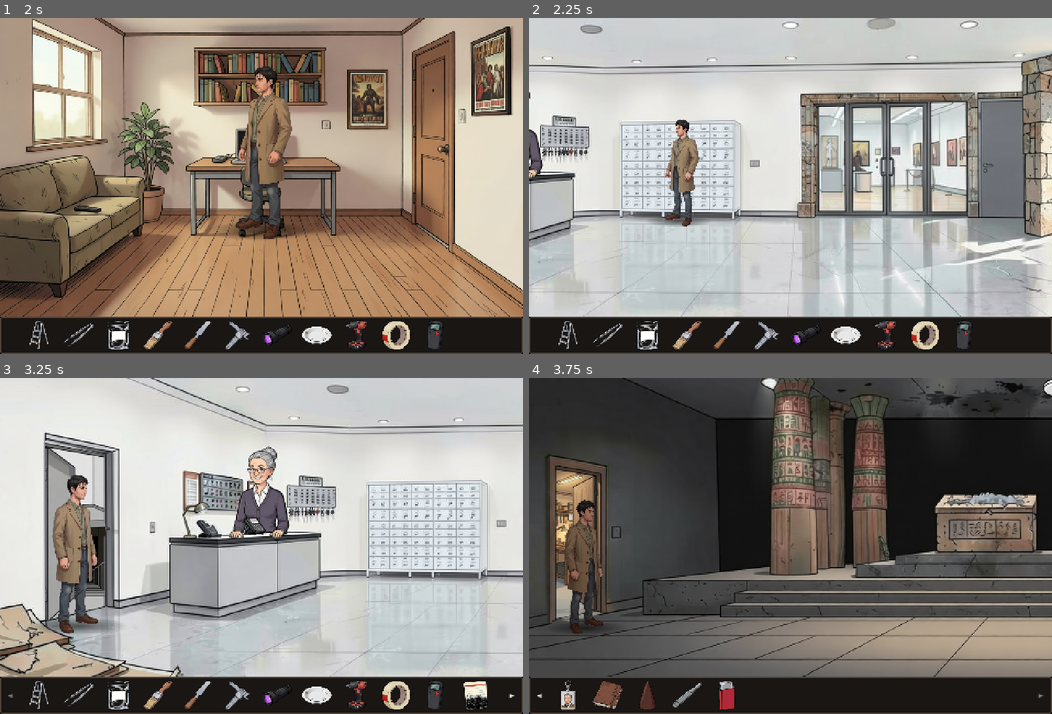
Above: before the commit, frames 1-4 (two rows, left to right).
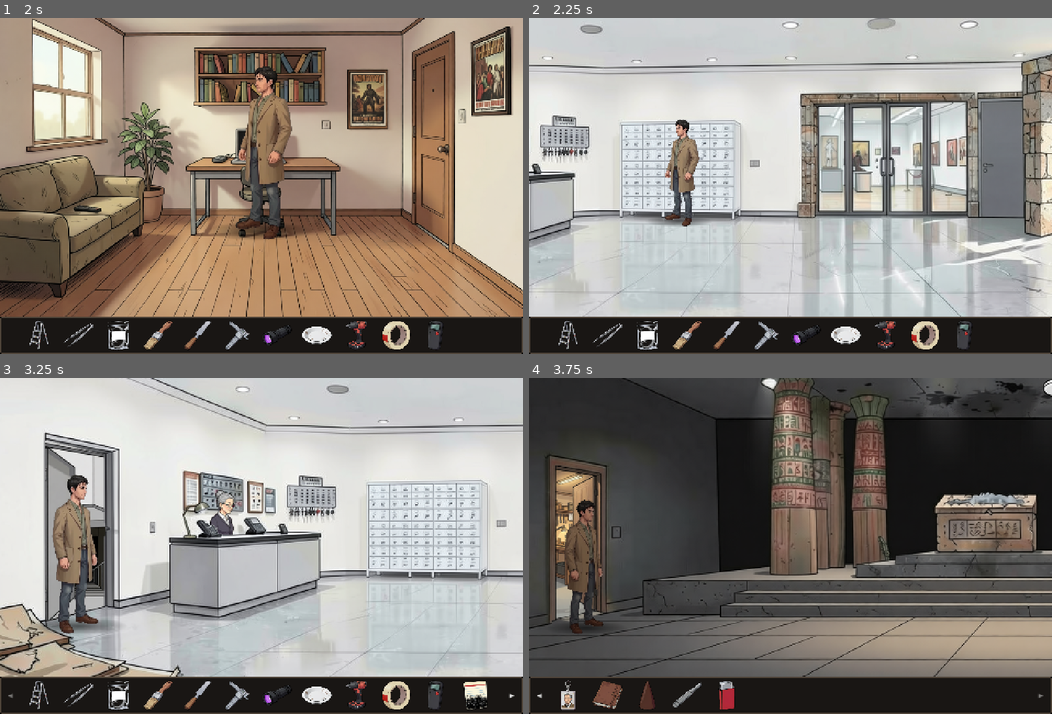
Above: after the commit, the same moments.

Repository: StefanMenne/kyphi
Game: Godot game, scene res://tests/walkthrough.tscn
The game is run twice, just before and just after one commit, with the same random seed, the same clock (stepped at 60 frames per second) and the same inputs. This scene is started directly instead of the project's main scene.
Inputs (mouse positions are in pixels of both pictures, inside the frame that each line leads up to):
- Up to frame 1 (2 s): tap Enter at 0.5 s; move the mouse to (376, 169) at 0.52 s; click (376, 169) at 0.67 s; move the mouse to (156, 202) at 1.27 s; click (156, 202) at 1.42 s
- Up to frame 2 (2.25 s): move the mouse to (842, 112) at 2.02 s; click (842, 112) at 2.17 s
- Up to frame 3 (3.25 s): move the mouse to (235, 613) at 2.77 s; click (235, 613) at 2.92 s
- Up to frame 4 (3.75 s): click "▶" at 3.5 s

Frame 1 is identical in both runs. In frame 2, 0.3% of the frame differs, in the area x 0-3%, y 21-48%; in frame 3, 2.2%, in the area x 40-56%, y 20-48%; in frame 4, nothing differs.

Commit message:
Lobby: smaller Mrs. Ackermann behind the counter, facing the player
New figure generated from the draft on magenta, keyed and scaled to the
lobby (1.62 m, same scale as Martin), cut at the back edge of the counter
top; everything standing on the counter is kept in front of her. Three-
quarter view looking down to the right; talking mouths and the incense
cone state rebuilt on that pose.

Co-Authored-By: Claude Opus 5.5 <noreply@anthropic.com>

Diff:
--- a/assets/catalog.json
+++ b/assets/catalog.json
@@ -450,15 +450,15 @@
   "ackermann": {
    "name": "Frau Ackermann",
    "scene": "lobby",
-   "note": "Oberkörper hinter dem Tresen; alle Zustände deckungsgleich an derselben Position (Lobby-Koordinaten). Sprechen: idle, talk_small und talk_open wechseln.",
-   "x": 438,
-   "y": 127,
-   "w": 124,
-   "h": 188,
+   "note": "Oberkörper links hinter der langen Tresenkante, Blick nach rechts unten (zum Spieler); unten an der Hinterkante der Tresenplatte abgeschnitten, was auf dem Tresen steht (Telefon) liegt vor ihr; ganze Figur 229 px (1,62 m, Maßstab wie Martin). Alle Zustände deckungsgleich. Sprechen: idle, talk_small und talk_open wechseln.",
+   "x": 402,
+   "y": 216,
+   "w": 55,
+   "h": 87,
    "states": {
     "idle": {
      "file": "characters/ackermann/idle.png",
-     "name": "Grundzustand, Hände auf dem Tresen"
+     "name": "Grundzustand, Dreiviertelansicht, Blick nach rechts unten"
     },
     "talk_small": {
      "file": "characters/ackermann/talk_small.png",
--- a/assets/provenance.json
+++ b/assets/provenance.json
@@ -634,42 +634,53 @@
   "ackermann": {
    "idle": {
     "tool": "qwen-image-edit",
-    "job_id": "68c49376bd52",
-    "seed": 900,
+    "job_id": "76e15d9e6eb9",
+    "seed": 4703,
     "inputs": [
-     "Lobby-Hintergrund, Ausschnitt 300,120,700,344, 3-fach",
-     "work/ackermann.png (Entwurf)"
+     "Ackermann frontal (image_4501, siehe front)"
     ],
-    "prompt": "The woman from image 2 stands behind the reception counter of image 1, in the middle of the counter between the two telephones, facing the viewer. Only her head and upper body are visible above the countertop, the counter hides her from the waist down. Both hands rest on the countertop, empty. Her size fits the scene: her head is a little larger than a telephone. Same drawing style as image 1 with bold black ink outlines. Keep the counter, the telephones, the lamp, the key board, the wall boards and the wall of image 1 exactly unchanged."
+    "prompt": "The same woman, but her whole body and her head are turned in a three-quarter view toward the right side of the picture, and she looks toward the lower right, slightly downward, as if at someone standing in front of her to the right. Arms hanging relaxed at her sides, full body from head to shoes, uncropped. Keep her face, glasses, hair, clothes, colors, the drawing style and the plain flat magenta background exactly the same.",
+    "note": "freigestellt, auf 229 px Höhe skaliert, an der Hinterkante der Tresenplatte abgeschnitten und die Dinge auf dem Tresen ausgespart (work/characters/ackermann/v2/make_sprite.py, occluder_counter.png)",
+    "front": {
+     "tool": "qwen-image-edit",
+     "job_id": "64a1d8f94029",
+     "seed": 4501,
+     "inputs": [
+      "work/ackermann.png (Entwurf)",
+      "bisheriges Lobby-Sprite (Stilreferenz)"
+     ],
+     "prompt": "The woman from image 1, drawn in the style of the woman in image 2: clean bold black ink outlines, flat cel shading with soft gradients, muted natural colors, comic illustration style. Same woman: grey hair in a bun, glasses, dark grey cardigan over a white blouse, black skirt. She stands upright facing the viewer with a friendly but strict expression, both arms hanging relaxed at her sides, full body from head to shoes, uncropped. Plain flat solid magenta background, no shadow, no floor, nothing else in the picture."
+    }
    },
    "talk_open": {
     "tool": "qwen-image-edit",
-    "job_id": "186074ba8b23",
-    "seed": 910,
+    "job_id": "85d6845d245e",
+    "seed": 4801,
     "inputs": [
-     "idle (image_900)"
+     "idle (image_4703)"
     ],
-    "note": "nur der Mundbereich übernommen, am Gesicht ausgerichtet",
-    "prompt": "The woman is speaking: her mouth is open in the middle of a word. Change only her mouth. Keep her face, eyes, glasses, hair, pose, hands, clothes and everything else in the picture exactly unchanged."
+    "prompt": "The woman is speaking: her mouth is open in the middle of a word. Change only her mouth. Keep her face, eyes, glasses, hair, pose, hands, clothes, the plain magenta background and everything else in the picture exactly unchanged.",
+    "note": "nur der Mundbereich übernommen, am Gesicht ausgerichtet"
    },
    "talk_small": {
     "tool": "qwen-image-edit",
-    "job_id": "42d250524d3d",
-    "seed": 920,
+    "job_id": "899bf78cdf75",
+    "seed": 4811,
     "inputs": [
-     "idle (image_900)"
+     "idle (image_4703)"
     ],
-    "note": "nur der Mundbereich übernommen, am Gesicht ausgerichtet",
-    "prompt": "The woman is speaking: her mouth is slightly open, a narrow opening, as in a soft vowel. Change only her mouth. Keep her face, eyes, glasses, hair, pose, hands, clothes and everything else in the picture exactly unchanged."
+    "prompt": "The woman is speaking: her mouth is slightly open, a narrow opening, as in a soft vowel. Change only her mouth. Keep her face, eyes, glasses, hair, pose, hands, clothes, the plain magenta background and everything else in the picture exactly unchanged.",
+    "note": "nur der Mundbereich übernommen, am Gesicht ausgerichtet"
    },
    "incense_cone": {
     "tool": "qwen-image-edit",
-    "job_id": "b1a97a75a1cf",
-    "seed": 931,
+    "job_id": "44f9d625ac39",
+    "seed": 4822,
     "inputs": [
-     "idle (image_900)"
+     "idle (image_4703)"
     ],
-    "prompt": "The woman raises her right hand to her face and holds a small dark brown resin incense cone under her nose, smelling it with her eyes closed and a soft, nostalgic smile. Her other hand stays on the countertop. Keep her face shape, glasses, hair, clothes, the counter, the telephones and everything else in the picture exactly unchanged."
+    "prompt": "The same woman raises one hand and holds a small dark brown cone of incense between her fingertips right in front of her nose and sniffs at it with her eyes half closed, her other arm hangs relaxed. The incense is not burning, there is no smoke. Keep her face, glasses, hair, clothes, body, the plain magenta background and the drawing style exactly unchanged, full body from head to shoes.",
+    "note": "am Rumpf des Grundbilds ausgerichtet (align_full.py)"
    }
   },
   "martin": {
--- a/game/rooms/lobby.gd
+++ b/game/rooms/lobby.gd
@@ -1,7 +1,9 @@
 extends Room
 ## Lobby: Frau Ackermann, Archivkartei, Depotschlüssel, Feuerzeug.
 
-const ACK_POS := Vector2(438, 127)
+## Frau Ackermann hinter dem Tresen (Sprite oben links; unten an der Tresenkante abgeschnitten)
+const ACK_POS := Vector2(402, 216)
+const ACK_SIZE := Vector2(55, 87)
 
 var ackermann: Sprite2D
 var _ack_tex := {}
@@ -33,7 +35,7 @@
 	hotspot("roster", "Dienstplan", Rect2(353, 179, 118, 77), Vector2(400, 475))
 	hotspot("key_board", "Schlüsselbrett", Rect2(553, 186, 95, 80), Vector2(600, 475))
 	hotspot("counter", "Empfangstresen", Rect2(326, 297, 293, 164), Vector2(680, 472), "left")
-	hotspot("ackermann", "Frau Ackermann", Rect2(ACK_POS, Vector2(124, 188)), Vector2(680, 472), "left", "none")
+	hotspot("ackermann", "Frau Ackermann", Rect2(ACK_POS, ACK_SIZE), Vector2(680, 472), "left", "none")
 	hotspot("archive", "Archivkartei", Rect2(707, 200, 230, 184), Vector2(820, 400))
 	hotspot("glass_door", "Glastür zum öffentlichen Bereich", Rect2(1055, 143, 338, 241), Vector2(1220, 400))
 	hotspot("workshop_door", "Tür zur Werkstatt", Rect2(1403, 154, 85, 233), Vector2(1445, 398))
@@ -56,7 +58,7 @@
 
 func speaker_anchor(speaker: String):
 	if speaker == "ackermann":
-		return ackermann.get_global_transform_with_canvas() * Vector2(62, -10)
+		return ackermann.get_global_transform_with_canvas() * Vector2(ACK_SIZE.x / 2, -10)
 	return null
 
 
Binary file changed: assets/characters/ackermann/idle.png
Binary file changed: assets/characters/ackermann/incense_cone.png
Binary file changed: assets/characters/ackermann/talk_open.png
Binary file changed: assets/characters/ackermann/talk_small.png
